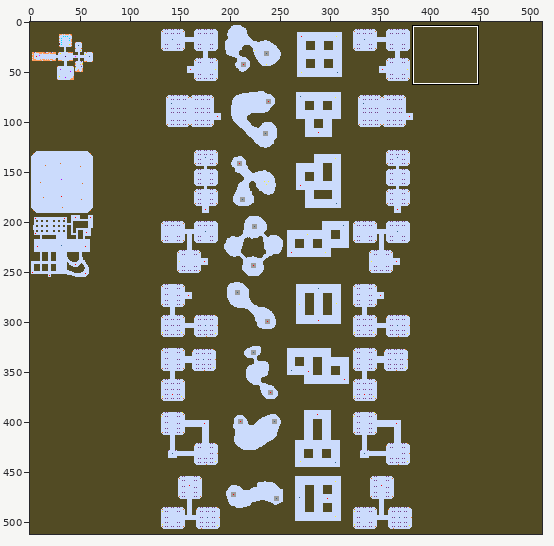
Two states of a pixel-art file, assets/image/level.aseprite. The first picture is a wide view before the edit; the outline marks the close-up.
Close-up. Before the commit:
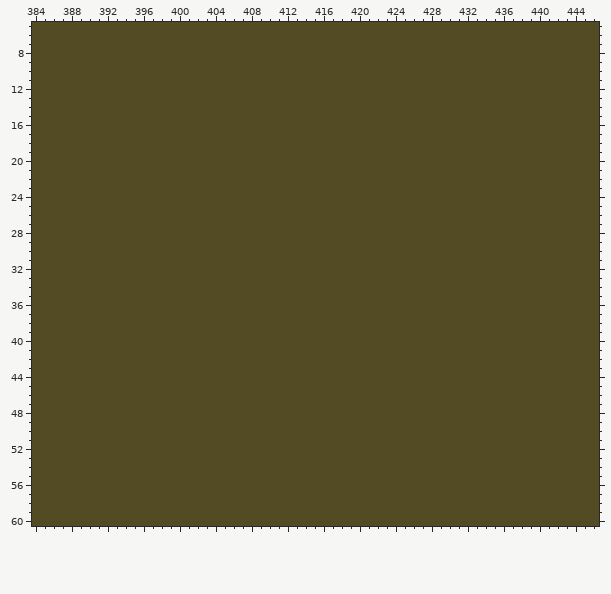
512x512 pixels, 1 frame. Colours within 5 levels of each other are drawn and written as one. Shown: x 384..446, y 5..60. The commit also changed other parts of the picture, which this record leaves out.
The result:
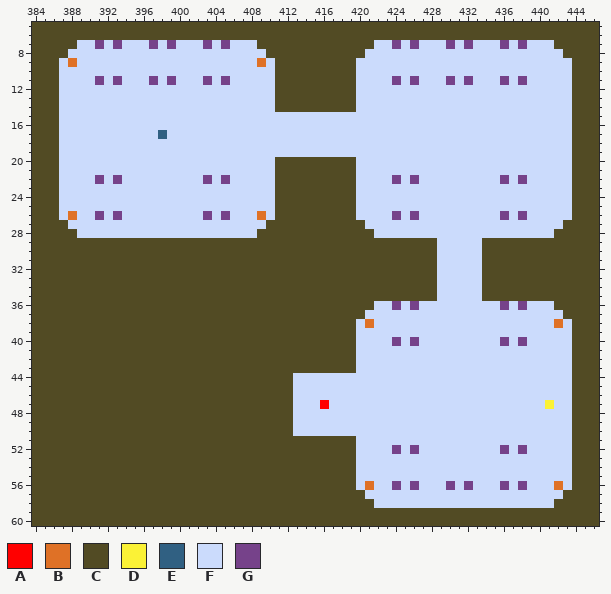
Palette (. is transparent): A #ff0000  B #df7126  C #524b24  D #fbf236  E #306082  F #cbdbfc  G #76428a
Edits made:
Changed rows in their new state; - is an unchanged pixel.
first column x 387:
 7 --FFGFGFFFGFGFFFGFGFFF-------------FFGFGFFFGFGFFFGFGFFF--
 8 -FFFFFFFFFFFFFFFFFFFFFF-----------FFFFFFFFFFFFFFFFFFFFFF-
 9 FBFFFFFFFFFFFFFFFFFFFFBF---------FFFFFFFFFFFFFFFFFFFFFFFF
10 FFFFFFFFFFFFFFFFFFFFFFFF---------FFFFFFFFFFFFFFFFFFFFFFFF
11 FFFFGFGFFFGFGFFFGFGFFFFF---------FFFFGFGFFFGFGFFFGFGFFFFF
12 FFFFFFFFFFFFFFFFFFFFFFFF---------FFFFFFFFFFFFFFFFFFFFFFFF
13 FFFFFFFFFFFFFFFFFFFFFFFF---------FFFFFFFFFFFFFFFFFFFFFFFF
14 FFFFFFFFFFFFFFFFFFFFFFFF---------FFFFFFFFFFFFFFFFFFFFFFFF
15 FFFFFFFFFFFFFFFFFFFFFFFFFFFFFFFFFFFFFFFFFFFFFFFFFFFFFFFFF
16 FFFFFFFFFFFFFFFFFFFFFFFFFFFFFFFFFFFFFFFFFFFFFFFFFFFFFFFFF
17 FFFFFFFFFFFEFFFFFFFFFFFFFFFFFFFFFFFFFFFFFFFFFFFFFFFFFFFFF
18 FFFFFFFFFFFFFFFFFFFFFFFFFFFFFFFFFFFFFFFFFFFFFFFFFFFFFFFFF
19 FFFFFFFFFFFFFFFFFFFFFFFFFFFFFFFFFFFFFFFFFFFFFFFFFFFFFFFFF
20 FFFFFFFFFFFFFFFFFFFFFFFF---------FFFFFFFFFFFFFFFFFFFFFFFF
21 FFFFFFFFFFFFFFFFFFFFFFFF---------FFFFFFFFFFFFFFFFFFFFFFFF
22 FFFFGFGFFFFFFFFFGFGFFFFF---------FFFFGFGFFFFFFFFFGFGFFFFF
23 FFFFFFFFFFFFFFFFFFFFFFFF---------FFFFFFFFFFFFFFFFFFFFFFFF
24 FFFFFFFFFFFFFFFFFFFFFFFF---------FFFFFFFFFFFFFFFFFFFFFFFF
25 FFFFFFFFFFFFFFFFFFFFFFFF---------FFFFFFFFFFFFFFFFFFFFFFFF
26 FBFFGFGFFFFFFFFFGFGFFFBF---------FFFFGFGFFFFFFFFFGFGFFFFF
27 -FFFFFFFFFFFFFFFFFFFFFF-----------FFFFFFFFFFFFFFFFFFFFFF-
28 --FFFFFFFFFFFFFFFFFFFF-------------FFFFFFFFFFFFFFFFFFFF--
29 ------------------------------------------FFFFF----------
30 ------------------------------------------FFFFF----------
31 ------------------------------------------FFFFF----------
32 ------------------------------------------FFFFF----------
33 ------------------------------------------FFFFF----------
34 ------------------------------------------FFFFF----------
35 ------------------------------------------FFFFF----------
36 -----------------------------------FFGFGFFFFFFFFFGFGFFF--
37 ----------------------------------FFFFFFFFFFFFFFFFFFFFFF-
38 ---------------------------------FBFFFFFFFFFFFFFFFFFFFFBF
39 ---------------------------------FFFFFFFFFFFFFFFFFFFFFFFF
40 ---------------------------------FFFFGFGFFFFFFFFFGFGFFFFF
41 ---------------------------------FFFFFFFFFFFFFFFFFFFFFFFF
42 ---------------------------------FFFFFFFFFFFFFFFFFFFFFFFF
43 ---------------------------------FFFFFFFFFFFFFFFFFFFFFFFF
44 --------------------------FFFFFFFFFFFFFFFFFFFFFFFFFFFFFFF
45 --------------------------FFFFFFFFFFFFFFFFFFFFFFFFFFFFFFF
46 --------------------------FFFFFFFFFFFFFFFFFFFFFFFFFFFFFFF
47 --------------------------FFFAFFFFFFFFFFFFFFFFFFFFFFFFDFF
48 --------------------------FFFFFFFFFFFFFFFFFFFFFFFFFFFFFFF
49 --------------------------FFFFFFFFFFFFFFFFFFFFFFFFFFFFFFF
50 --------------------------FFFFFFFFFFFFFFFFFFFFFFFFFFFFFFF
51 ---------------------------------FFFFFFFFFFFFFFFFFFFFFFFF
52 ---------------------------------FFFFGFGFFFFFFFFFGFGFFFFF
53 ---------------------------------FFFFFFFFFFFFFFFFFFFFFFFF
54 ---------------------------------FFFFFFFFFFFFFFFFFFFFFFFF
55 ---------------------------------FFFFFFFFFFFFFFFFFFFFFFFF
56 ---------------------------------FBFFGFGFFFGFGFFFGFGFFFBF
57 ----------------------------------FFFFFFFFFFFFFFFFFFFFFF-
58 -----------------------------------FFFFFFFFFFFFFFFFFFFF--
